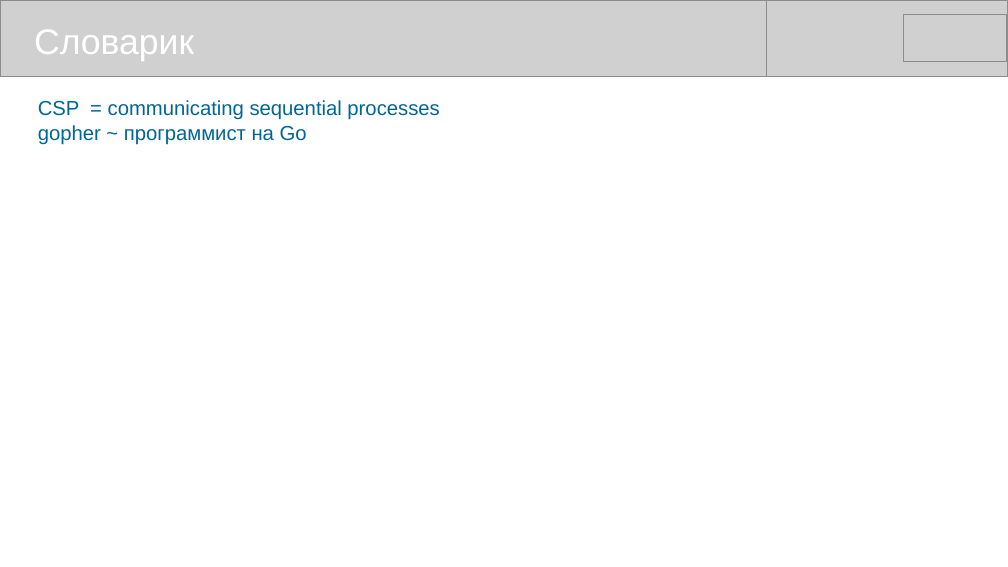
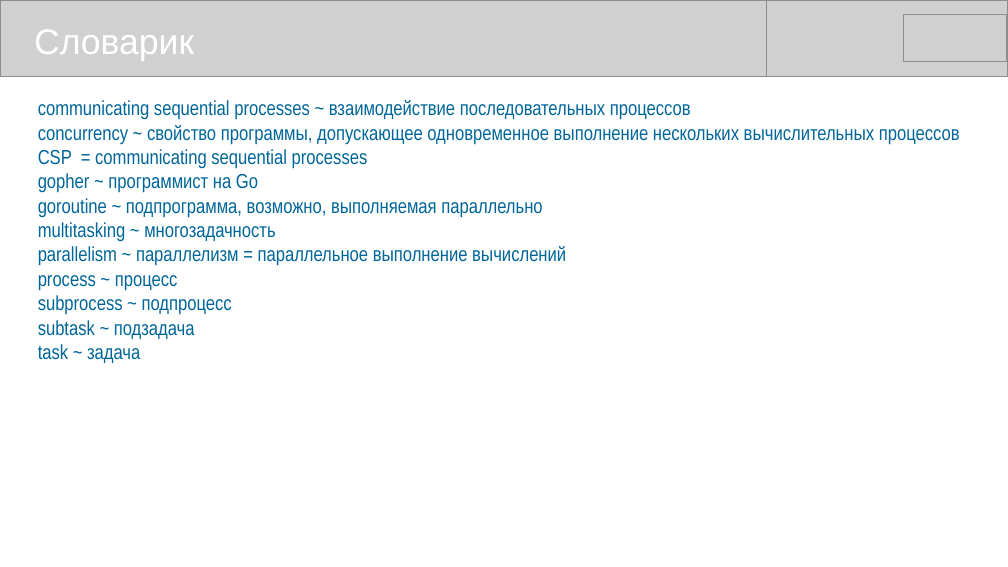
Before and after one commit to mike-shock/Go_language, a slide deck: slide 43 of Go_Review.odp (slide 42 before the commit). Drawn at 1008x567 pixels with LibreOffice and Linux fonts; fonts in the diff are those of the drawing; grey boxes stand for pictures. Boxes give left, top, right and bottom in pixels: in the first picture for what was removed or moved away, otherwise in the second. Text is boxed around its words. In the diff, an @@ line names an element or a change of style, - is before the commit and + after.

```diff
--- a/Go_Review.odp
+++ b/Go_Review.odp
@@ text at [38,100,960,144]: paragraphs added @@
+communicating sequential processes ~ взаимодействие последовательных процессов
+concurrency ~ свойство программы, допускающее одновременное выполнение нескольких вычислительных процессов
@@ text at [38,149,368,193]: font Arial to Arial Narrow in "CSP = communicating sequential processes", "gopher ~ программист на Go" @@
@@ text at [38,198,566,363]: paragraphs added @@
+goroutine ~ подпрограмма, возможно, выполняемая параллельно
+multitasking ~ многозадачность
+parallelism ~ параллелизм = параллельное выполнение вычислений
+process ~ процесс
+subprocess ~ подпроцесс
+subtask ~ подзадача
+task ~ задача
```
Also in this commit, not shown: 7 other slides changed, 1 slide added, 2 other files.
